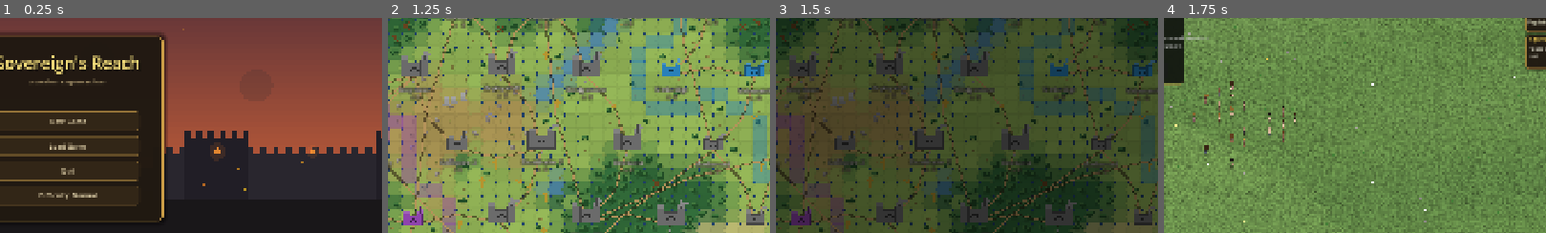
Above: before the commit, frames 1-4 (left to right).
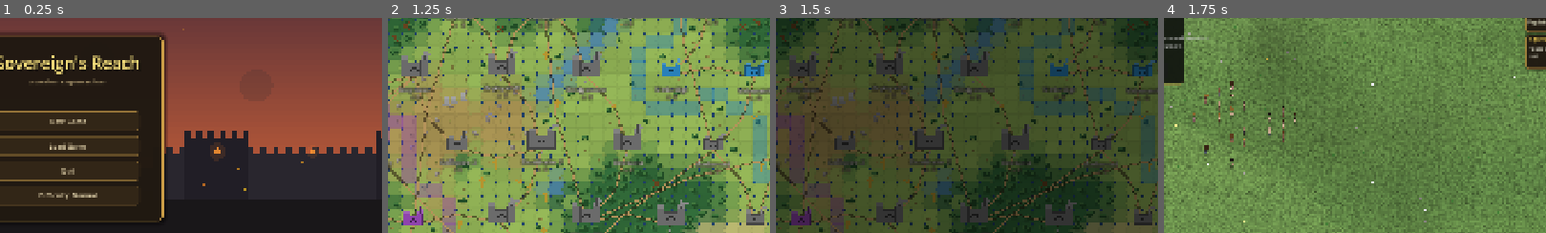
Above: after the commit, the same moments.

Repository: brotherphilip/sovereigns-reach
Game: Godot game, scene res://view/menu/MainMenuScene.tscn
Same seed, same stepped clock (60 frames per second), same inputs: the game is played once before the commit and once after it.
Inputs:
- Up to frame 1 (0.25 s): no input
- Up to frame 2 (1.25 s): click "New Game" at 0.5 s
- Up to frame 3 (1.5 s): click "▶ Resume Time" at 1.25 s
- Up to frame 4 (1.75 s): no input
The pictures show only the part of the screen within x 41-91%, y 24-74%; the shares and areas given below are measured in that part.

Frames 1-3 are identical in both runs. In frame 4, 0.7% of the frame differs, in the area x 25-35%, y 4-49%.

Commit message:
iter233: atmosphere phase 2 - drifting cloud shadows
New cloud_shadow.gdshader (blend_mul) scrolls fbm noise over a world-covering
quad; coverage threshold -> soft darkened patches drifting over the scene.
coverage 0..1 (sparse fine-day -> overcast, weather-driven later); daylight gate
(1 - night_factor) fades them at night. New CloudShadowLayer wired above world,
below night wash. Verified on a fine day.

Co-Authored-By: Claude Opus 4.8 <noreply@anthropic.com>

Diff:
--- a/view/cityview/CityViewScene.gd
+++ b/view/cityview/CityViewScene.gd
@@ -31,6 +31,7 @@
 var _unit_layer:    Node2D      = null
 var _animal_layer:  Node2D      = null
 var _citizen_layer: Node2D      = null
+var _cloud_layer:   Node2D      = null
 var _hud:           CanvasLayer = null
 var _macro_view:    CanvasLayer = null
 var _input_handler: Node        = null
@@ -222,6 +223,12 @@
 	_citizen_layer = preload("res://view/micro/CitizenLayer.gd").new()
 	_citizen_layer.name = "CitizenLayer"
 	_world_root.add_child(_citizen_layer)
+
+	# Drifting daytime cloud shadows over the whole scene (above the world content, below the
+	# night wash). Coverage is driven by the weather system; fades out at night.
+	_cloud_layer = preload("res://view/micro/CloudShadowLayer.gd").new()
+	_cloud_layer.name = "CloudShadowLayer"
+	_world_root.add_child(_cloud_layer)
 
 	# Day/night lighting — drawn last so it sits over the world. The darkening wash first,
 	# then the ADDITIVE building lights on top so lamps genuinely brighten the night.
--- /dev/null
+++ b/view/micro/CloudShadowLayer.gd
@@ -0,0 +1,40 @@
+extends Node2D
+# Drifting cloud shadows over the whole settlement (daytime only). One big world-space quad
+# with the cloud_shadow shader (multiply blend) covers the iso map; the GPU scrolls fbm noise
+# across it so soft shadows glide over ground, buildings and people. `coverage` (set by the
+# weather system) scales from sparse patches on a fine day up to heavy overcast; `daylight`
+# fades it out at night. Sits above the world content, below the night wash + HUD.
+
+const HALF_W: float = 32.0
+const HALF_H: float = 16.0
+
+const SeasonSystem = preload("res://simulation/world/SeasonSystem.gd")
+
+var _mat: ShaderMaterial
+
+func _ready() -> void:
+	_mat = ShaderMaterial.new()
+	_mat.shader = preload("res://view/micro/cloud_shadow.gdshader")
+	material = _mat
+
+# Cloud coverage 0..1 — the weather system drives this (sparse fine-day → overcast pre-rain).
+func set_coverage(c: float) -> void:
+	if _mat != null:
+		_mat.set_shader_parameter("coverage", clampf(c, 0.0, 1.0))
+
+func _process(_delta: float) -> void:
+	# Fade the shadows out at night (the night wash takes over then).
+	var day: float = 1.0 - SeasonSystem.night_factor(SimulationClock.current_tick)
+	_mat.set_shader_parameter("daylight", day)
+
+func _draw() -> void:
+	var gs: Vector2i = GameState.get_grid_size()
+	var m: float = 256.0
+	var x_min: float = -float(gs.y) * HALF_W - m
+	var x_max: float =  float(gs.x) * HALF_W + m
+	var y_min: float = -HALF_H - m
+	var y_max: float =  float(gs.x + gs.y) * HALF_H + m
+	draw_colored_polygon(PackedVector2Array([
+		Vector2(x_min, y_min), Vector2(x_max, y_min),
+		Vector2(x_max, y_max), Vector2(x_min, y_max),
+	]), Color(1, 1, 1, 1))
--- /dev/null
+++ b/view/micro/cloud_shadow.gdshader
@@ -0,0 +1,44 @@
+shader_type canvas_item;
+render_mode blend_mul;
+// Soft, drifting CLOUD SHADOWS cast over the whole scene in daytime. Animated fbm noise
+// scrolls across the world; where it crosses the coverage threshold the ground darkens.
+// `coverage` 0→1 grows from a few sparse patches on a fine day to a heavy overcast (driven
+// by the weather build-up). `daylight` fades it out at night. Multiply blend = it only
+// darkens, never brightens. GPU-only animation (TIME), one static quad underneath.
+
+uniform float coverage = 0.30;        // 0 clear … 1 overcast
+uniform float darkness = 0.34;        // how dark a full shadow core gets
+uniform float softness = 0.18;        // edge feather of the shadow patches
+uniform vec2  wind      = vec2(0.7, 0.28);  // drift direction (world)
+uniform float wind_speed = 7.0;       // world px/sec drift
+uniform float scale     = 0.0016;     // noise frequency (per world px)
+uniform float daylight  = 1.0;        // 0 at night → no cloud shadows
+
+varying vec2 world_pos;
+
+void vertex() { world_pos = VERTEX; }
+
+float hash(vec2 p) { return fract(sin(dot(p, vec2(127.1, 311.7))) * 43758.5453); }
+float vnoise(vec2 p) {
+	vec2 i = floor(p);
+	vec2 f = fract(p);
+	vec2 u = f * f * (3.0 - 2.0 * f);
+	float a = hash(i);
+	float b = hash(i + vec2(1.0, 0.0));
+	float c = hash(i + vec2(0.0, 1.0));
+	float d = hash(i + vec2(1.0, 1.0));
+	return mix(mix(a, b, u.x), mix(c, d, u.x), u.y);
+}
+float fbm(vec2 p) {
+	return vnoise(p) * 0.6 + vnoise(p * 2.1 + 5.2) * 0.3 + vnoise(p * 4.3 + 11.7) * 0.1;
+}
+
+void fragment() {
+	vec2 p = world_pos * scale + wind * (TIME * wind_speed * scale);
+	float n = fbm(p);
+	// coverage raises the cloud field: higher coverage → lower threshold → more shadow.
+	float thr = mix(0.78, 0.30, clamp(coverage, 0.0, 1.0));
+	float shadow = smoothstep(thr - softness, thr + softness, n);
+	float dark = shadow * darkness * clamp(daylight, 0.0, 1.0);
+	COLOR = vec4(vec3(1.0 - dark), 1.0);
+}
Not shown, added: view/micro/CloudShadowLayer.gd.uid
Not shown, added: view/micro/cloud_shadow.gdshader.uid
Not shown, changed: change.md
